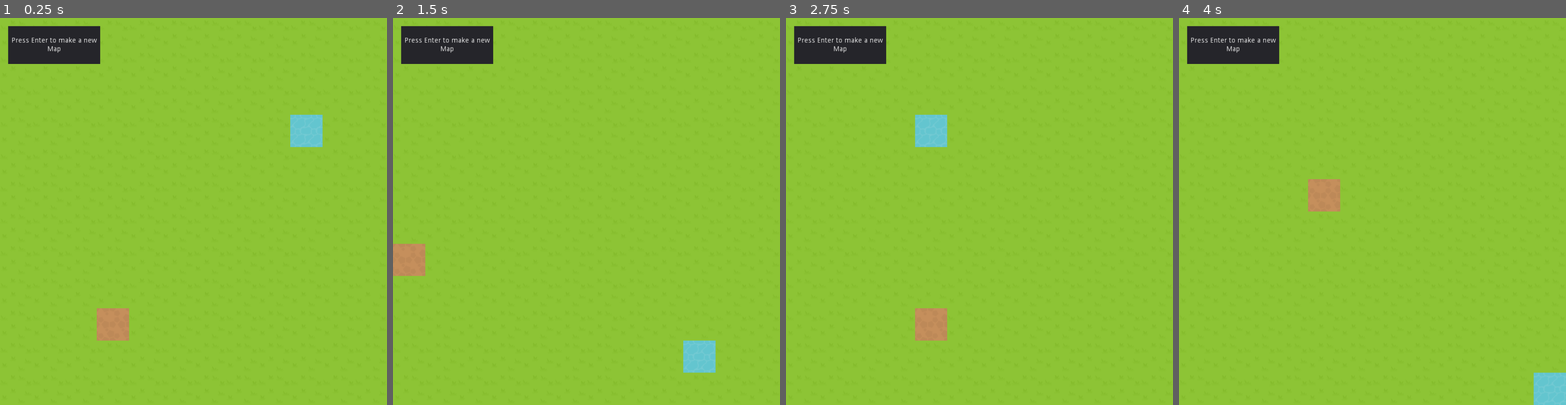
Above: before the commit, frames 1-4 (left to right).
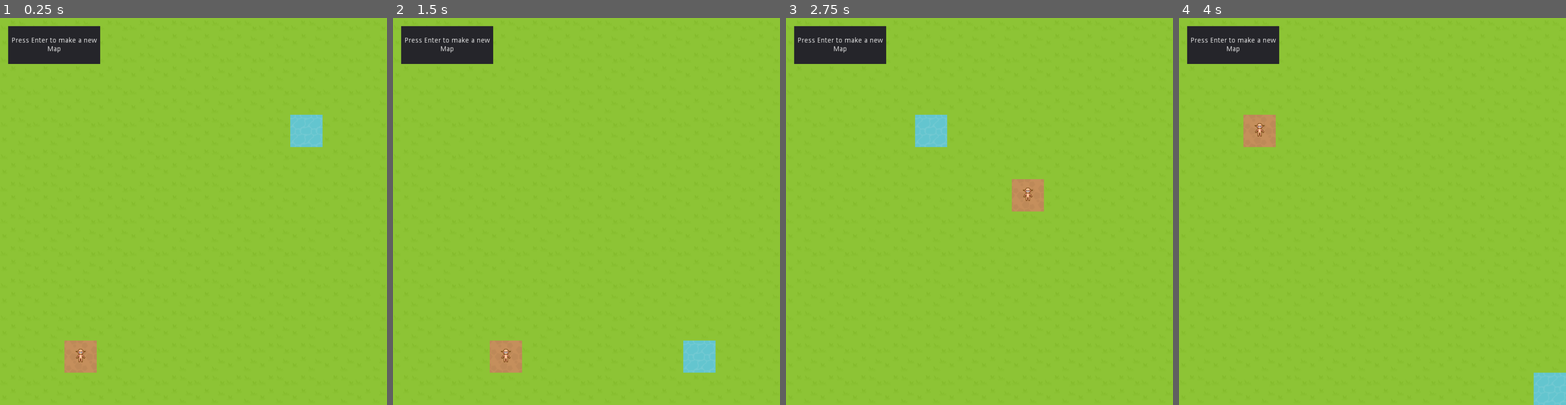
Above: after the commit, the same moments.

Repository: robinsoncoulton/godot_playground
Game: Godot game, scene res://GameWorld.tscn
The game is run twice, just before and just after one commit, with the same random seed, the same clock (stepped at 60 frames per second) and the same inputs.
Inputs (mouse positions are in pixels of both pictures, inside the frame that each line leads up to):
- Up to frame 1 (0.25 s): no input
- Up to frame 2 (1.5 s): tap Enter (confirm) at 0.5 s; move the mouse to (671, 192) at 0.52 s; hold D (move_east, bound only after the commit) 0.53-1.25 s; hold Enter (confirm) 0.53-1.25 s; click (671, 192) at 0.67 s; drag from (509, 230) to (567, 288) at 1.27 s
- Up to frame 3 (2.75 s): tap Enter (confirm) at 2 s; move the mouse to (1018, 126) at 2.02 s; hold D (move_east, bound only after the commit) from 2.03 s (still down); hold Enter (confirm) from 2.03 s (still down); tap Alt at 2.1 s
- Up to frame 4 (4 s): release D (move_east, bound only after the commit) at 2.75 s; release Enter (confirm) at 2.75 s; drag from (1353, 288) to (1256, 153) at 2.77 s; tap Enter (confirm) at 3.5 s; move the mouse to (1488, 269) at 3.52 s; hold A (move_west, bound only after the commit) from 3.53 s (still down); hold Enter (confirm) from 3.53 s (still down); tap Shift at 3.6 s

The runs differ from the first frame. In frame 1, 1.4% of the frame differs, in the area x 16-34%, y 75-92%; in frame 2, 1.4%; in frame 3, 1.4%; in frame 4, 1.4%.

Commit message:
[Feature] Add player, movement and goal

Diff:
--- a/GameWorld.gd
+++ b/GameWorld.gd
@@ -5,25 +5,32 @@
 signal finished
 
 var _map: MapGenerator
+var _player: Player
+
 export var x_size := 12
 export var y_size := 12
 
 var size := Vector2(x_size, y_size)
+
 onready var _tile_map: TileMap = $GroundLayer
+onready var _player_layer: TileMap = $PlayerLayer
 
 func _ready() -> void:
 	_setup()
 
 func _setup() -> void:
+	_tile_map.clear()
+	_player_layer.clear()
 	var map_size_px := size * _tile_map.cell_size
 	get_tree().set_screen_stretch(SceneTree.STRETCH_MODE_2D, SceneTree.STRETCH_ASPECT_KEEP, map_size_px)
 	OS.set_window_size(2 * map_size_px)
-	_generateRandomMap()
+	_generateRandomMap(Vector2(randi() % x_size, randi() % x_size))
 	_renderMap()
+	_setPlayerStart()
 
 
-func _generateRandomMap() -> void:
-	_map = MapGenerator.new(x_size, y_size, _tile_map.tile_set)
+func _generateRandomMap(startLocation: Vector2) -> void:
+	_map = MapGenerator.new(x_size, x_size, _tile_map.tile_set, startLocation)
 
 func _renderMap() -> void:
 	emit_signal("started")
@@ -32,35 +39,33 @@
 			_tile_map.set_cell(cell.getCoordinates().x, cell.getCoordinates().y, cell.getTilesetTile())
 	emit_signal("finished")
 
-#func generate() -> void:
-#	emit_signal("started")
-#	_generate_perimeter()
-#	_generate_inner()
-#	emit_signal("finished")
-#
-#func _generate_perimeter() -> void:
-#	var dirt_tile = $TileMap.tile_set.find_tile_by_name("dirt.png")
-#	for x in [0, size.x - 1]:
-#		for y in range(0, size.y):
-#			_tile_map.set_cell(x, y, dirt_tile)
-#
-#	for x in range(1, size.x - 1):
-#		for y in [0, size.y - 1]:
-#			_tile_map.set_cell(x, y, dirt_tile)
-#
-#func _generate_inner() -> void:
-#	for x in range(1, size.x - 1):
-#		for y in range(1, size.y - 1):
-#			var cell := _get_random_tile(ground_probability)
-#			_tile_map.set_cell(x, y, cell)
-#
-#
-#func _get_random_tile(probability: float) -> int:
-#	var grass_tile = $TileMap.tile_set.find_tile_by_name("grass.png")
-#	var water_tile = $TileMap.tile_set.find_tile_by_name("water.png")
-#	return water_tile if _rng.randf() < probability else grass_tile
+func _setPlayerStart() -> void:
+	_player = Player.new(_player_layer.tile_set, _map.getStart(), size)
+	_player_layer.set_cell(_player.getCoordinates().x, _player.getCoordinates().y, _player.getSprite())
+
+func _renderPlayerMove() -> void:
+	_player_layer.clear()
+	_player_layer.set_cell(_player.getCoordinates().x, _player.getCoordinates().y, _player.getSprite())
+	if _player.getCoordinates() == _map.getGoal():
+		_generateRandomMap(_map.getGoal())
+		_renderMap()
 #
 func _unhandled_input(event: InputEvent) -> void:
 	if event.is_action_pressed("confirm"):
-		_generateRandomMap()
-		_renderMap()
+		_setup()
+
+	if event.is_action_pressed("move_north"):
+		_player.moveNorth()
+		_renderPlayerMove()
+
+	if event.is_action_pressed("move_east"):
+		_player.moveEast()
+		_renderPlayerMove()
+
+	if event.is_action_pressed("move_west"):
+		_player.moveWest()
+		_renderPlayerMove()
+
+	if event.is_action_pressed("move_south"):
+		_player.moveSouth()
+		_renderPlayerMove()
--- a/GameWorld.tscn
+++ b/GameWorld.tscn
@@ -1,7 +1,9 @@
-[gd_scene load_steps=3 format=2]
+[gd_scene load_steps=5 format=2]
 
 [ext_resource path="res://GameWorld.gd" type="Script" id=1]
 [ext_resource path="res://tileset.tres" type="TileSet" id=2]
+[ext_resource path="res://Assets/elf-adult-m-thin-001-light.png" type="Texture" id=3]
+[ext_resource path="res://character.tres" type="TileSet" id=4]
 
 [node name="Node2D" type="Node2D"]
 script = ExtResource( 1 )
@@ -9,6 +11,23 @@
 [node name="GroundLayer" type="TileMap" parent="."]
 tile_set = ExtResource( 2 )
 format = 1
+
+[node name="PlayerLayer" type="TileMap" parent="."]
+position = Vector2( 20, 12 )
+tile_set = ExtResource( 4 )
+format = 1
+
+[node name="PlayerSprite" type="Sprite" parent="PlayerLayer"]
+visible = false
+position = Vector2( 31, 158 )
+scale = Vector2( 1.85417, 1.85417 )
+texture = ExtResource( 3 )
+hframes = 3
+vframes = 4
+frame = 7
+
+[node name="AnimationPlayer" type="AnimationPlayer" parent="PlayerLayer"]
+root_node = NodePath("../..")
 
 [node name="Panel" type="Panel" parent="."]
 margin_left = 16.0
--- a/Scripts/MapGenerator/MapGenerator.gd
+++ b/Scripts/MapGenerator/MapGenerator.gd
@@ -12,12 +12,12 @@
 var _start: Vector2
 var _goal: Vector2
 
-func _init(width, height, tile_set) -> void:
+func _init(width, height, tile_set, start_location) -> void:
 	emit_signal("started")
 	self._width = width
 	self._height = height
 	self._tile_set = tile_set
-	self._start = _generateStartLocation()
+	self._start = start_location
 	self._goal = _generateGoalLocation()
 	_generateTileMatrix()
 	emit_signal("finished")
@@ -38,8 +38,6 @@
 		_generation.append(_column)
 		self._tile_matrix = _generation
 
-func _generateStartLocation() -> Vector2:
-	return Vector2(randi() % _width, randi() % _height)
 
 func _generateGoalLocation() -> Vector2:
 	var _vector: Vector2 = _start
--- /dev/null
+++ b/Scripts/Player/Player.gd
@@ -0,0 +1,35 @@
+extends Node
+
+class_name Player
+
+var _sprite: int
+var _coordinates: Vector2
+var _bounds: Vector2
+
+func _init(sprite: TileSet, coordinates, bounds) -> void:
+	self._sprite = sprite.find_tile_by_name('s.png')
+	self._coordinates = coordinates
+	self._bounds = bounds
+
+
+func getCoordinates() -> Vector2:
+	return _coordinates
+
+func getSprite() -> int:
+	return _sprite
+
+func moveNorth() -> void:
+	if _coordinates.y - 1 >= 0:
+		_coordinates = Vector2(_coordinates.x, _coordinates.y - 1)
+
+func moveEast() -> void:
+	if _coordinates.x + 1 < _bounds.x:
+		_coordinates = Vector2(_coordinates.x + 1, _coordinates.y)
+
+func moveSouth() -> void:
+	if _coordinates.y + 1 < _bounds.y:
+		_coordinates = Vector2(_coordinates.x, _coordinates.y + 1)
+
+func moveWest() -> void:
+	if _coordinates.x - 1 >= 0:
+		_coordinates = Vector2(_coordinates.x - 1, _coordinates.y)
--- /dev/null
+++ b/character.tres
@@ -0,0 +1,61 @@
+[gd_resource type="TileSet" load_steps=2 format=2]
+
+[ext_resource path="res://Assets/elf-adult-m-thin-001-light.png" type="Texture" id=1]
+
+[resource]
+0/name = "s.png"
+0/texture = ExtResource( 1 )
+0/tex_offset = Vector2( 0, 0 )
+0/modulate = Color( 1, 1, 1, 1 )
+0/region = Rect2( 24, 64, 24, 32 )
+0/tile_mode = 0
+0/occluder_offset = Vector2( 0, 0 )
+0/navigation_offset = Vector2( 0, 0 )
+0/shape_offset = Vector2( 0, 0 )
+0/shape_transform = Transform2D( 1, 0, 0, 1, 0, 0 )
+0/shape_one_way = false
+0/shape_one_way_margin = 0.0
+0/shapes = [  ]
+0/z_index = 0
+1/name = "e.png"
+1/texture = ExtResource( 1 )
+1/tex_offset = Vector2( 0, 0 )
+1/modulate = Color( 1, 1, 1, 1 )
+1/region = Rect2( 24, 32, 24, 32 )
+1/tile_mode = 0
+1/occluder_offset = Vector2( 0, 0 )
+1/navigation_offset = Vector2( 0, 0 )
+1/shape_offset = Vector2( 0, 0 )
+1/shape_transform = Transform2D( 1, 0, 0, 1, 0, 0 )
+1/shape_one_way = false
+1/shape_one_way_margin = 0.0
+1/shapes = [  ]
+1/z_index = 0
+2/name = "n.png"
+2/texture = ExtResource( 1 )
+2/tex_offset = Vector2( 0, 0 )
+2/modulate = Color( 1, 1, 1, 1 )
+2/region = Rect2( 24, 0, 24, 32 )
+2/tile_mode = 0
+2/occluder_offset = Vector2( 0, 0 )
+2/navigation_offset = Vector2( 0, 0 )
+2/shape_offset = Vector2( 0, 0 )
+2/shape_transform = Transform2D( 1, 0, 0, 1, 0, 0 )
+2/shape_one_way = false
+2/shape_one_way_margin = 0.0
+2/shapes = [  ]
+2/z_index = 0
+3/name = "w.png"
+3/texture = ExtResource( 1 )
+3/tex_offset = Vector2( 0, 0 )
+3/modulate = Color( 1, 1, 1, 1 )
+3/region = Rect2( 24, 96, 24, 32 )
+3/tile_mode = 0
+3/occluder_offset = Vector2( 0, 0 )
+3/navigation_offset = Vector2( 0, 0 )
+3/shape_offset = Vector2( 0, 0 )
+3/shape_transform = Transform2D( 1, 0, 0, 1, 0, 0 )
+3/shape_one_way = false
+3/shape_one_way_margin = 0.0
+3/shapes = [  ]
+3/z_index = 0
--- a/project.godot
+++ b/project.godot
@@ -25,6 +25,11 @@
 "path": "res://Scripts/MapGenerator/MockedTileset.gd"
 }, {
 "base": "Node",
+"class": "Player",
+"language": "GDScript",
+"path": "res://Scripts/Player/Player.gd"
+}, {
+"base": "Node",
 "class": "Tile",
 "language": "GDScript",
 "path": "res://Scripts/Tile/Tile.gd"
@@ -33,6 +38,7 @@
 "GameWorld": "",
 "MapGenerator": "",
 "MockedTileset": "",
+"Player": "",
 "Tile": ""
 }
 
@@ -58,6 +64,26 @@
 "events": [ Object(InputEventKey,"resource_local_to_scene":false,"resource_name":"","device":0,"alt":false,"shift":false,"control":false,"meta":false,"command":false,"pressed":false,"scancode":16777221,"physical_scancode":0,"unicode":0,"echo":false,"script":null)
  ]
 }
+move_north={
+"deadzone": 0.5,
+"events": [ Object(InputEventKey,"resource_local_to_scene":false,"resource_name":"","device":0,"alt":false,"shift":false,"control":false,"meta":false,"command":false,"pressed":false,"scancode":87,"physical_scancode":0,"unicode":0,"echo":false,"script":null)
+ ]
+}
+move_east={
+"deadzone": 0.5,
+"events": [ Object(InputEventKey,"resource_local_to_scene":false,"resource_name":"","device":0,"alt":false,"shift":false,"control":false,"meta":false,"command":false,"pressed":false,"scancode":68,"physical_scancode":0,"unicode":0,"echo":false,"script":null)
+ ]
+}
+move_south={
+"deadzone": 0.5,
+"events": [ Object(InputEventKey,"resource_local_to_scene":false,"resource_name":"","device":0,"alt":false,"shift":false,"control":false,"meta":false,"command":false,"pressed":false,"scancode":83,"physical_scancode":0,"unicode":0,"echo":false,"script":null)
+ ]
+}
+move_west={
+"deadzone": 0.5,
+"events": [ Object(InputEventKey,"resource_local_to_scene":false,"resource_name":"","device":0,"alt":false,"shift":false,"control":false,"meta":false,"command":false,"pressed":false,"scancode":65,"physical_scancode":0,"unicode":0,"echo":false,"script":null)
+ ]
+}
 
 [physics]
 
Binary file added: Assets/elf-adult-m-thin-001-light.png
Not shown, added: Assets/elf-adult-m-thin-001-light.png.import
Not shown, added: .DS_Store
